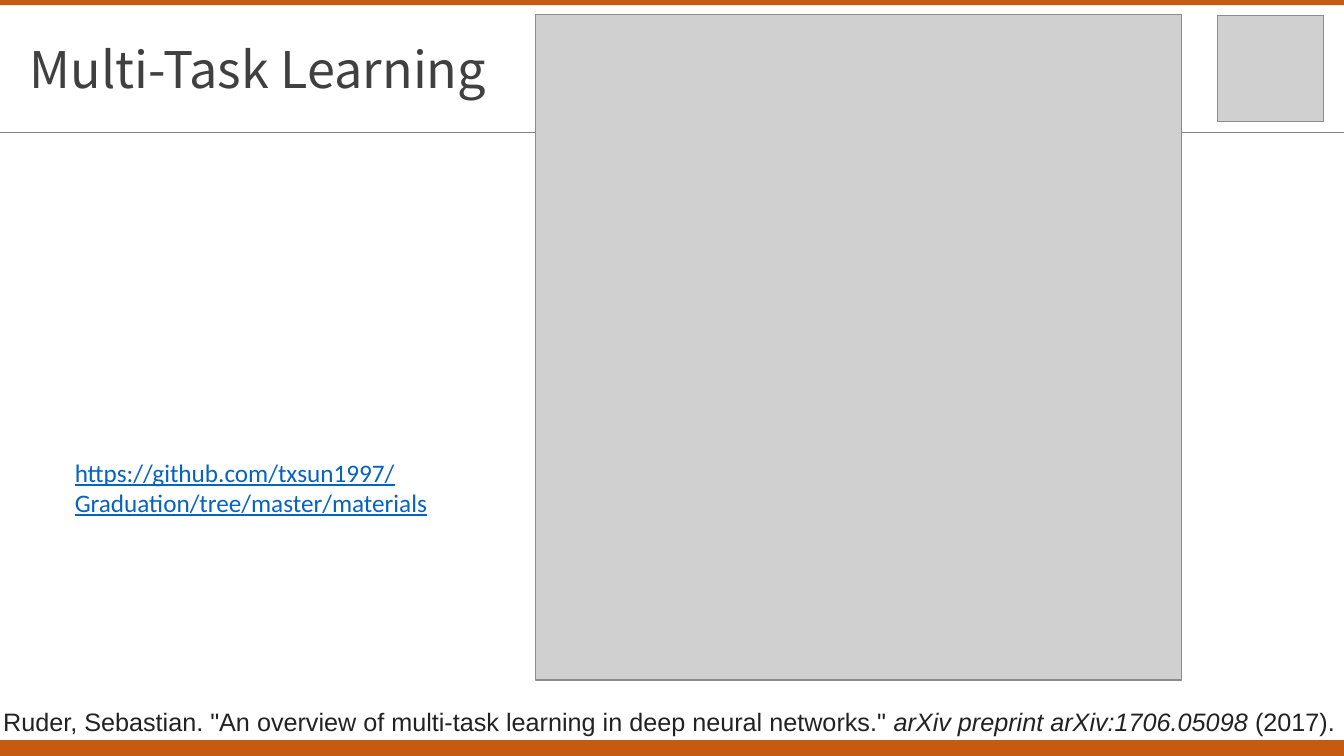
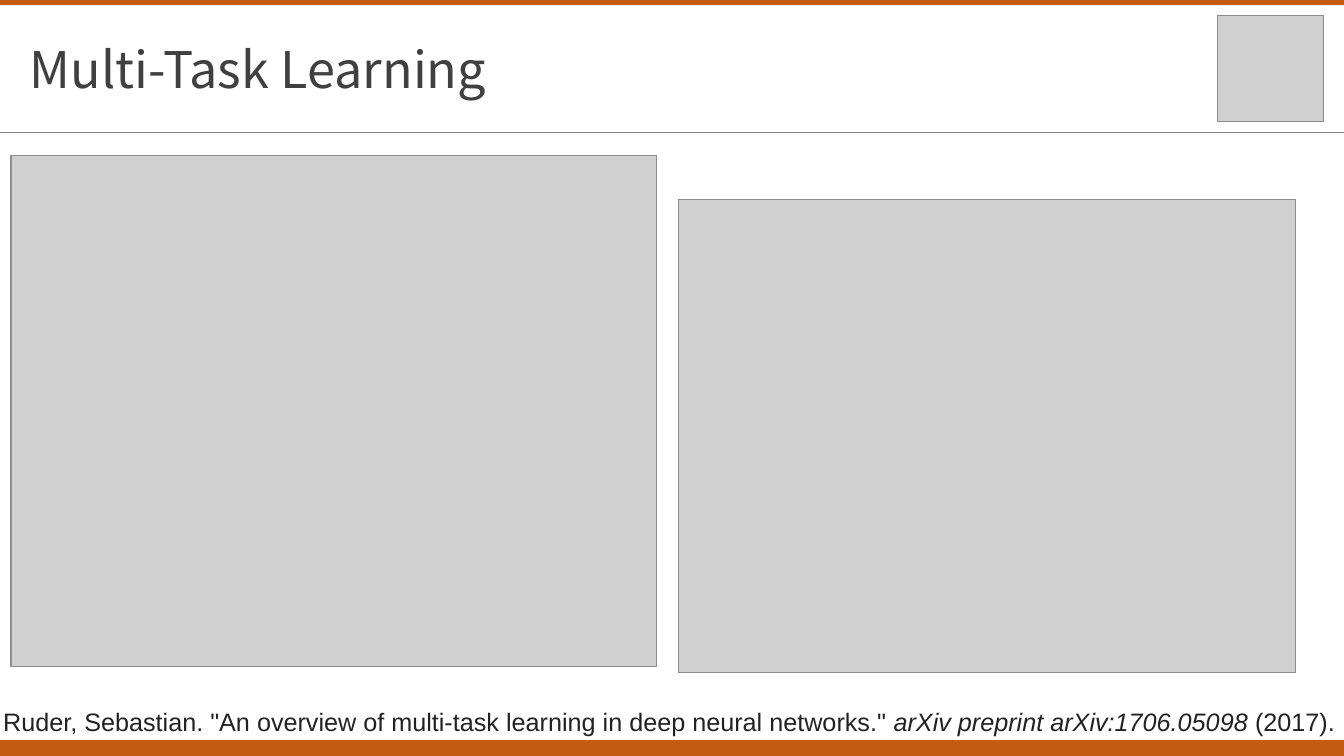
Before and after one commit to txsun1997/Bachelor-Thesis-XDU, a slide deck: slide 6 of materials/中期答辩.pptx. Drawn at 1344x756 pixels with LibreOffice and Linux fonts; fonts in the diff are those of the drawing; grey boxes stand for pictures. Boxes give left, top, right and bottom in pixels: in the first picture for what was removed or moved away, otherwise in the second. Text is boxed around its words. In the diff, an @@ line names an element or a change of style, - is before the commit and + after.

```diff
--- a/materials/中期答辩.pptx
+++ b/materials/中期答辩.pptx
@@ picture: place and size @@
-picture at (536, 14, 1182, 680)
+picture at (11, 155, 656, 666)
@@ picture added at (679, 200, 1296, 673) @@
@@ text removed at (75, 464, 427, 516) @@
-https://github.com/txsun1997/Graduation/tree/master/materials
```
Also in this commit, not shown: 2 other slides changed, 1 other file.
